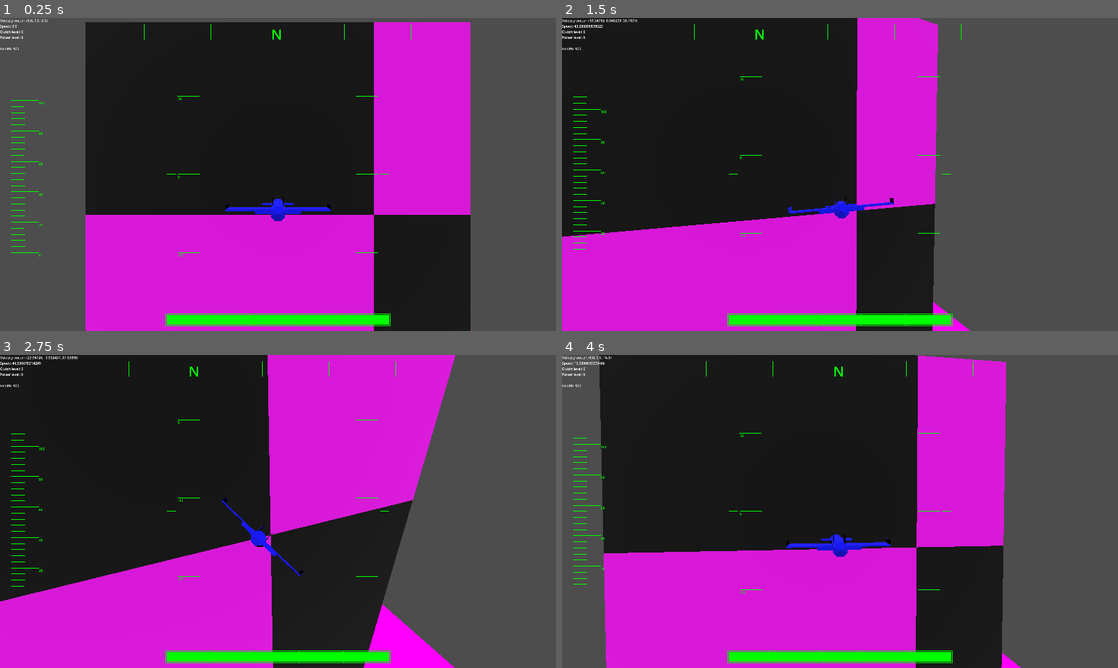
Above: before the commit, frames 1-4 (two rows, left to right).
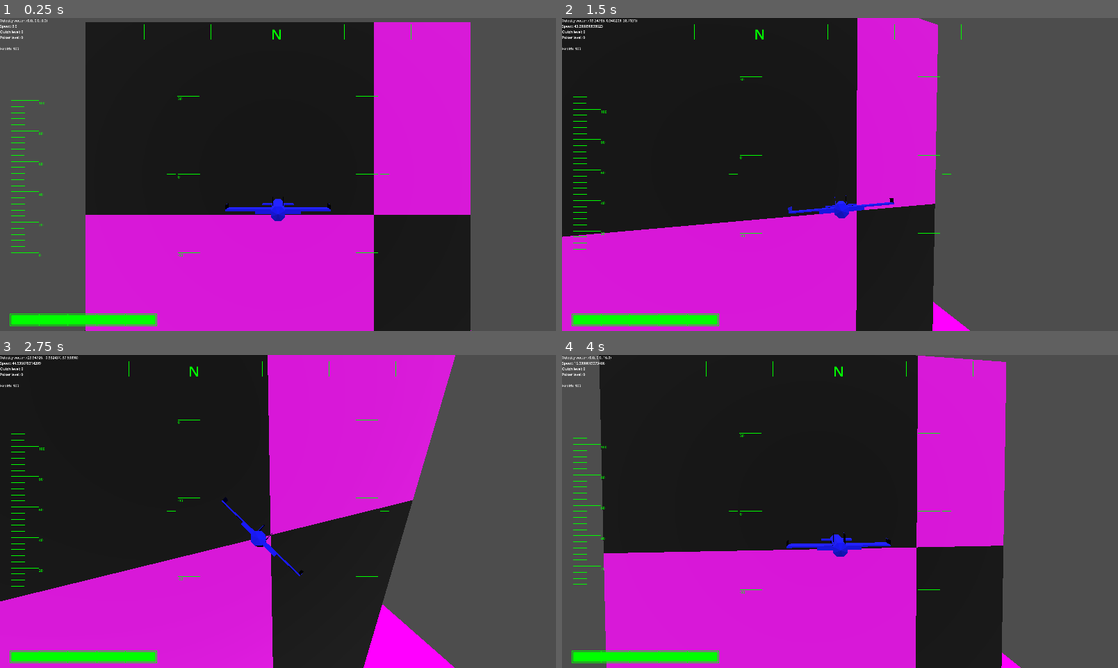
Above: after the commit, the same moments.

Repository: voidstarjms/shimmer
Game: Godot game, scene res://main.tscn
Two runs of this game, one before a commit and one after it. Both use one fixed random seed, a clock stepped at 60 frames per second and the inputs below.
Inputs:
- Up to frame 1 (0.25 s): no input
- Up to frame 2 (1.5 s): tap Enter at 0.5 s; hold E (strafe_right) 0.53-1.28 s; tap Space (dash) at 0.6 s; hold I (pitch_down) from 1.28 s (still down); tap A (roll_ccw) at 1.35 s
- Up to frame 3 (2.75 s): release I (pitch_down) at 2.03 s; hold E (strafe_right) from 2.03 s (still down); hold D (roll_cw) from 2.03 s (still down)
- Up to frame 4 (4 s): release E (strafe_right) at 2.78 s; release D (roll_cw) at 2.78 s; hold K (pitch_up) 2.78-3.53 s; tap Shift at 2.85 s; hold Q (strafe_left) from 3.53 s (still down); tap Space (dash) at 3.6 s

The runs differ from the first frame. In frame 1, 2.4% of the frame differs, in the area x 1-71%, y 94-99%; in frame 2, 2.4%; in frame 3, 2.4%; in frame 4, 2.4%.

Commit message:
Moved health bar, fixed thrust sound to vary with max velocity component rather than velocity length

Diff:
--- a/audio_stream_player_3d.gd
+++ b/audio_stream_player_3d.gd
@@ -1,4 +1,6 @@
 extends AudioStreamPlayer3D
 
 func _process(delta: float) -> void:
-	pitch_scale = 1 + 2 * ($"..".vel_vec.length() / $"..".max_spd_base)
+	var vel_vec = abs($"..".vel_vec)
+	var max_vel_component = max(vel_vec.x, vel_vec.y, vel_vec.z)
+	pitch_scale = 1 + 2 * (max_vel_component / $"..".max_spd_base)
--- a/gui.gd
+++ b/gui.gd
@@ -367,7 +367,7 @@
 		speed_tape_labels.append(label)
 		add_child(label)
 
-	health_bar = BarGauge.new(Vector2(0.3, 0.95), Vector2(0.4, 0.03), [Color.RED, Color.GREEN], 0)
+	health_bar = BarGauge.new(Vector2(0.02, 0.95), Vector2(0.26, 0.03), [Color.RED, Color.GREEN], 0)
 	health_bar.set_framing(0.002, Color.GREEN, 0, 20)
 	health_bar.set_bar2(1, Color.WHITE)
 	health_bar.set_flash(0.2, 30, 0.7)
